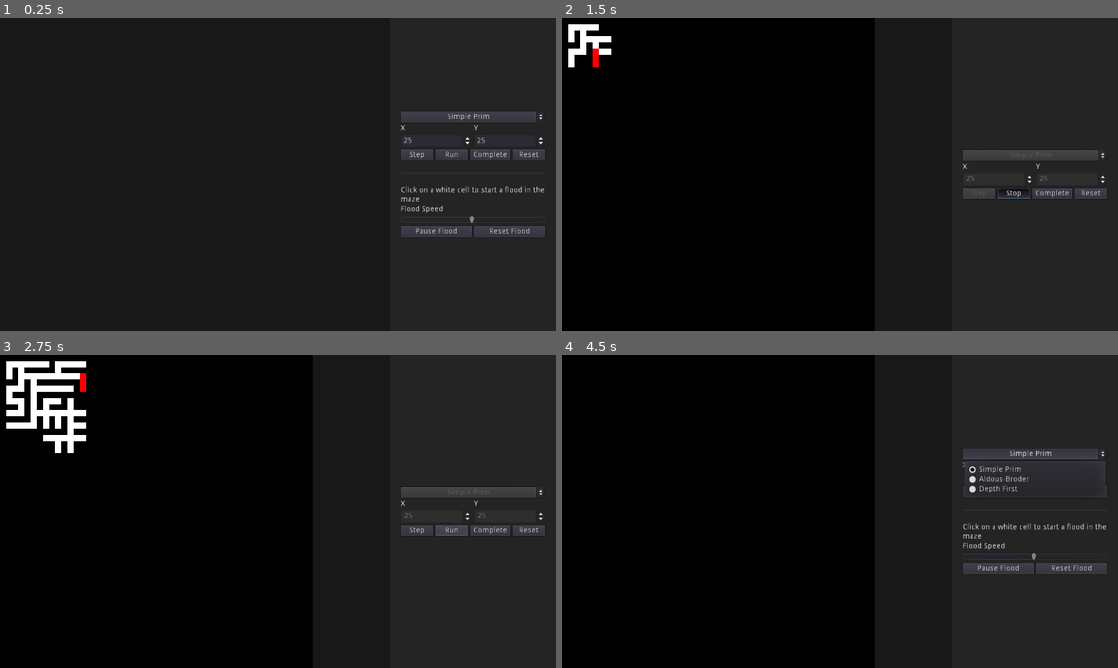
Above: before the commit, frames 1-4 (two rows, left to right).
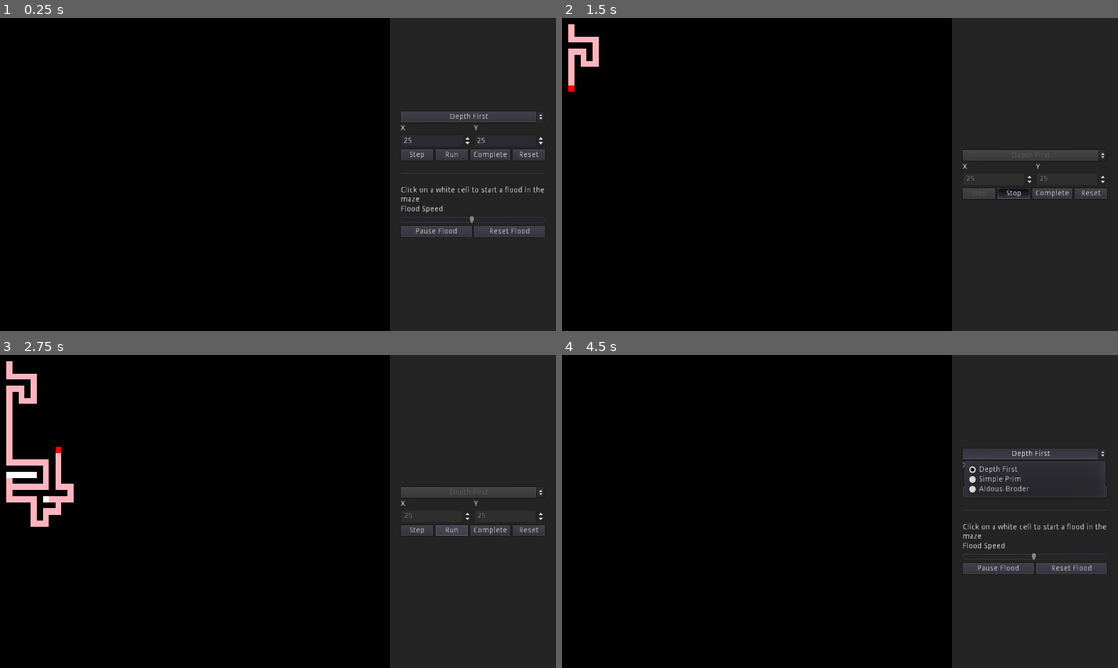
Above: after the commit, the same moments.

Repository: MarcioMed07/GMG
Game: Godot game, scene res://Scenes/Game.tscn
Two runs of this game, one before a commit and one after it. Both use one fixed random seed, a clock stepped at 60 frames per second and the inputs below.
Inputs:
- Up to frame 1 (0.25 s): no input
- Up to frame 2 (1.5 s): click "Step" at 0.5 s; click "Run" at 1.25 s
- Up to frame 3 (2.75 s): click "Stop" at 2 s
- Up to frame 4 (4.5 s): click "Complete" at 2.75 s; click "Reset" at 3.5 s; click "Simple Prim" (after the commit: "Depth First") at 4.25 s

The runs differ from the first frame. In frame 1, less than 0.1% of the frame differs, in the area x 80-88%, y 30-33%; in frame 2, 0.7%; in frame 3, 3.4%, in the area x 1-85%, y 2-55%; in frame 4, 0.3%.

Commit message:
Added 2d Character to explore the maze

Diff:
--- /dev/null
+++ b/Scenes/2dPlayer.tscn
@@ -0,0 +1,74 @@
+[gd_scene load_steps=9 format=2]
+
+[ext_resource path="res://Assets/2dPlayer.png" type="Texture" id=1]
+[ext_resource path="res://Assets/tile.png" type="Texture" id=2]
+
+[sub_resource type="GDScript" id=6]
+script/source = "extends KinematicBody2D
+
+var speed = 35
+var moveDir = Vector2.ZERO
+func _ready():
+	pass # Replace with function body.
+
+
+# Called every frame. 'delta' is the elapsed time since the previous frame.
+func _process(delta):
+	moveDir.x = Input.get_action_strength(\"right\") -Input.get_action_strength(\"left\")
+	moveDir.y = Input.get_action_strength(\"down\") -Input.get_action_strength(\"up\")
+	if moveDir == Vector2.ZERO:
+		$Sprite.animation = \"Idle\"
+	else:
+		$Sprite.animation = \"Run\"
+	move_and_slide(moveDir*speed)
+"
+
+[sub_resource type="AtlasTexture" id=1]
+atlas = ExtResource( 1 )
+region = Rect2( 0, 8, 8, 8 )
+
+[sub_resource type="AtlasTexture" id=2]
+atlas = ExtResource( 1 )
+region = Rect2( 0, 16, 8, 8 )
+
+[sub_resource type="AtlasTexture" id=3]
+atlas = ExtResource( 1 )
+region = Rect2( 0, 0, 8, 8 )
+
+[sub_resource type="SpriteFrames" id=4]
+animations = [ {
+"frames": [ SubResource( 1 ), SubResource( 2 ) ],
+"loop": true,
+"name": "Run",
+"speed": 6.0
+}, {
+"frames": [ SubResource( 3 ) ],
+"loop": true,
+"name": "Idle",
+"speed": 5.0
+} ]
+
+[sub_resource type="RectangleShape2D" id=5]
+extents = Vector2( 3, 4 )
+
+[node name="2dPlayer" type="KinematicBody2D"]
+script = SubResource( 6 )
+
+[node name="Sprite" type="AnimatedSprite" parent="."]
+frames = SubResource( 4 )
+animation = "Idle"
+playing = true
+
+[node name="CollisionShape2D" type="CollisionShape2D" parent="."]
+shape = SubResource( 5 )
+
+[node name="Camera2D" type="Camera2D" parent="."]
+current = true
+zoom = Vector2( 0.1, 0.1 )
+
+[node name="Light2D" type="Light2D" parent="."]
+scale = Vector2( 20, 20 )
+texture = ExtResource( 2 )
+mode = 3
+shadow_enabled = true
+shadow_color = Color( 0, 0, 0, 1 )
--- a/Scenes/Game.tscn
+++ b/Scenes/Game.tscn
@@ -24,7 +24,12 @@
 "_edit_use_anchors_": false
 }
 
-[node name="Maze" parent="CanvasLayer/Divider/ViewportContainer" instance=ExtResource( 1 )]
+[node name="Viewport" type="Viewport" parent="CanvasLayer/Divider/ViewportContainer"]
+size = Vector2( 706, 576 )
+handle_input_locally = false
+render_target_update_mode = 3
+
+[node name="Maze" parent="CanvasLayer/Divider/ViewportContainer/Viewport" instance=ExtResource( 1 )]
 
 [node name="Panel" parent="CanvasLayer/Divider" instance=ExtResource( 2 )]
 [connection signal="dragged" from="CanvasLayer/Divider" to="CanvasLayer/Divider/Panel" method="_on_Divider_dragged"]
--- a/Scenes/Maze.tscn
+++ b/Scenes/Maze.tscn
@@ -1,9 +1,24 @@
-[gd_scene load_steps=4 format=2]
+[gd_scene load_steps=9 format=2]
 
 [ext_resource path="res://Scripts/Maze.gd" type="Script" id=1]
 [ext_resource path="res://Assets/tile.png" type="Texture" id=2]
 
-[sub_resource type="TileSet" id=1]
+[sub_resource type="OccluderPolygon2D" id=1]
+polygon = PoolVector2Array( 10, 10, 0, 10, 0, 0, 10, 0 )
+
+[sub_resource type="ConvexPolygonShape2D" id=2]
+points = PoolVector2Array( 10, 10, 0, 10, 0, 0, 10, 0 )
+
+[sub_resource type="ConvexPolygonShape2D" id=3]
+points = PoolVector2Array( 10, 10, 0, 10, 0, 0, 10, 0 )
+
+[sub_resource type="ConvexPolygonShape2D" id=4]
+points = PoolVector2Array( 10, 10, 0, 10, 0, 0, 10, 0 )
+
+[sub_resource type="ConvexPolygonShape2D" id=5]
+points = PoolVector2Array( 10, 10, 0, 10, 0, 0, 10, 0 )
+
+[sub_resource type="TileSet" id=6]
 0/name = "tile.png 0"
 0/texture = ExtResource( 2 )
 0/tex_offset = Vector2( 0, 0 )
@@ -25,12 +40,20 @@
 1/region = Rect2( 0, 0, 10, 10 )
 1/tile_mode = 0
 1/occluder_offset = Vector2( 0, 0 )
+1/occluder = SubResource( 1 )
 1/navigation_offset = Vector2( 0, 0 )
 1/shape_offset = Vector2( 0, 0 )
 1/shape_transform = Transform2D( 1, 0, 0, 1, 0, 0 )
+1/shape = SubResource( 2 )
 1/shape_one_way = false
-1/shape_one_way_margin = 0.0
-1/shapes = [  ]
+1/shape_one_way_margin = 1.0
+1/shapes = [ {
+"autotile_coord": Vector2( 0, 0 ),
+"one_way": false,
+"one_way_margin": 1.0,
+"shape": SubResource( 2 ),
+"shape_transform": Transform2D( 1, 0, 0, 1, 0, 0 )
+} ]
 1/z_index = 0
 2/name = "tile.png 2"
 2/texture = ExtResource( 2 )
@@ -42,9 +65,16 @@
 2/navigation_offset = Vector2( 0, 0 )
 2/shape_offset = Vector2( 0, 0 )
 2/shape_transform = Transform2D( 1, 0, 0, 1, 0, 0 )
+2/shape = SubResource( 3 )
 2/shape_one_way = false
-2/shape_one_way_margin = 0.0
-2/shapes = [  ]
+2/shape_one_way_margin = 1.0
+2/shapes = [ {
+"autotile_coord": Vector2( 0, 0 ),
+"one_way": false,
+"one_way_margin": 1.0,
+"shape": SubResource( 3 ),
+"shape_transform": Transform2D( 1, 0, 0, 1, 0, 0 )
+} ]
 2/z_index = 0
 3/name = "tile.png 3"
 3/texture = ExtResource( 2 )
@@ -56,9 +86,16 @@
 3/navigation_offset = Vector2( 0, 0 )
 3/shape_offset = Vector2( 0, 0 )
 3/shape_transform = Transform2D( 1, 0, 0, 1, 0, 0 )
+3/shape = SubResource( 4 )
 3/shape_one_way = false
-3/shape_one_way_margin = 0.0
-3/shapes = [  ]
+3/shape_one_way_margin = 1.0
+3/shapes = [ {
+"autotile_coord": Vector2( 0, 0 ),
+"one_way": false,
+"one_way_margin": 1.0,
+"shape": SubResource( 4 ),
+"shape_transform": Transform2D( 1, 0, 0, 1, 0, 0 )
+} ]
 3/z_index = 0
 4/name = "tile.png 4"
 4/texture = ExtResource( 2 )
@@ -70,15 +107,22 @@
 4/navigation_offset = Vector2( 0, 0 )
 4/shape_offset = Vector2( 0, 0 )
 4/shape_transform = Transform2D( 1, 0, 0, 1, 0, 0 )
+4/shape = SubResource( 5 )
 4/shape_one_way = false
-4/shape_one_way_margin = 0.0
-4/shapes = [  ]
+4/shape_one_way_margin = 1.0
+4/shapes = [ {
+"autotile_coord": Vector2( 0, 0 ),
+"one_way": false,
+"one_way_margin": 1.0,
+"shape": SubResource( 5 ),
+"shape_transform": Transform2D( 1, 0, 0, 1, 0, 0 )
+} ]
 4/z_index = 0
 
 [node name="Maze" type="Node2D"]
 script = ExtResource( 1 )
 
 [node name="TileMap" type="TileMap" parent="."]
-tile_set = SubResource( 1 )
+tile_set = SubResource( 6 )
 cell_size = Vector2( 10, 10 )
 format = 1
--- a/Scenes/Panel.tscn
+++ b/Scenes/Panel.tscn
@@ -38,9 +38,9 @@
 }
 
 [node name="AlgorithmContainer" type="VBoxContainer" parent="MarginContainer/VBoxContainer"]
-margin_top = 152.0
-margin_right = 266.0
-margin_bottom = 242.0
+margin_top = 118.0
+margin_right = 266.0
+margin_bottom = 208.0
 
 [node name="AlgorithmOptions" type="OptionButton" parent="MarginContainer/VBoxContainer/AlgorithmContainer"]
 margin_right = 266.0
@@ -136,9 +136,9 @@
 text = "Reset"
 
 [node name="FloodContainer" type="VBoxContainer" parent="MarginContainer/VBoxContainer"]
-margin_top = 246.0
-margin_right = 266.0
-margin_bottom = 383.0
+margin_top = 212.0
+margin_right = 266.0
+margin_bottom = 349.0
 alignment = 2
 __meta__ = {
 "_edit_use_anchors_": false
@@ -155,7 +155,6 @@
 margin_bottom = 75.0
 text = "Click on a white cell to start a flood in the maze"
 autowrap = true
-percent_visible = -0.025
 __meta__ = {
 "_edit_use_anchors_": false
 }
@@ -182,7 +181,6 @@
 margin_bottom = 34.0
 size_flags_vertical = 1
 min_value = 1.0
-max_value = 100.0
 value = 50.0
 ticks_on_borders = true
 __meta__ = {
@@ -209,9 +207,29 @@
 margin_bottom = 20.0
 size_flags_horizontal = 3
 text = "Reset Flood"
+
+[node name="PlayerContainer" type="VBoxContainer" parent="MarginContainer/VBoxContainer"]
+margin_top = 353.0
+margin_right = 266.0
+margin_bottom = 417.0
+__meta__ = {
+"_edit_use_anchors_": false
+}
+
+[node name="HSeparator2" type="HSeparator" parent="MarginContainer/VBoxContainer/PlayerContainer"]
+margin_right = 266.0
+margin_bottom = 40.0
+rect_min_size = Vector2( 0, 40 )
+
+[node name="PlayerButton" type="Button" parent="MarginContainer/VBoxContainer/PlayerContainer"]
+margin_top = 44.0
+margin_right = 266.0
+margin_bottom = 64.0
+text = "Create Player"
 [connection signal="pressed" from="MarginContainer/VBoxContainer/AlgorithmContainer/HBoxContainer/StepButton" to="." method="_on_StepButton_pressed"]
 [connection signal="toggled" from="MarginContainer/VBoxContainer/AlgorithmContainer/HBoxContainer/RunStopButton" to="." method="_on_RunStopButton_toggled"]
 [connection signal="pressed" from="MarginContainer/VBoxContainer/AlgorithmContainer/HBoxContainer/CompleteButton" to="." method="_on_CompleteButton_pressed"]
 [connection signal="pressed" from="MarginContainer/VBoxContainer/AlgorithmContainer/HBoxContainer/ResetButton" to="." method="_on_ResetButton_pressed"]
 [connection signal="pressed" from="MarginContainer/VBoxContainer/FloodContainer/FloodControls/FloodHbox/PauseFloodButton" to="." method="_on_PauseFloodButton_pressed"]
 [connection signal="pressed" from="MarginContainer/VBoxContainer/FloodContainer/FloodControls/FloodHbox/ResetFloodButton" to="." method="_on_ResetFloodButton_pressed"]
+[connection signal="pressed" from="MarginContainer/VBoxContainer/PlayerContainer/PlayerButton" to="." method="_on_PlayerButton_pressed"]
--- a/Scripts/Maze.gd
+++ b/Scripts/Maze.gd
@@ -5,9 +5,9 @@
 const Flood = preload("res://Scripts/Algorithms/Flood.gd")
 
 var algorithms = [
+	preload("res://Scripts/Algorithms/DepthFirst.gd").new(),
 	preload("res://Scripts/Algorithms/Prim.gd").new(),
 	preload("res://Scripts/Algorithms/AldousBroder.gd").new(),
-	preload("res://Scripts/Algorithms/DepthFirst.gd").new(),
 ]
 
 #Ui Variables
@@ -18,7 +18,7 @@
 var generatingMaze = false
 var cellStack = []
 var flood: Flood = Flood.new()
-var last
+var completeMaze = false
 
 
 func _process(delta):
@@ -69,27 +69,29 @@
 		cells.append(cell);
 	buildTiles()
 	fixScale()
-	last = getCell(0,0)
 
 
 func startGeneration():
 	algorithms[panel.algorithmOptions.selected].generate(self)
 	generatingMaze = true
+	completeMaze = false
 	fixScale()
 	pass
 
 
-func finishGeneration():
+func finishGeneration(mazeCompleted = true):
 	generatingMaze = false
+	completeMaze = mazeCompleted
 	buildTiles()
 	panel.finishGeneration()
+	fixScale()
 	pass
 
 
 func fixScale():
 	var width = panel.xSpin.value
 	var height = panel.ySpin.value
-	var viewportSize = get_parent().rect_size
+	var viewportSize = get_parent().get_parent().rect_size
 	var mazeSize = Vector2(width*2+1, height*2+1) * $TileMap.get_cell_size()
 	var scaleFactor = 1
 	if viewportSize.aspect() > mazeSize.aspect():
--- a/Scripts/Panel.gd
+++ b/Scripts/Panel.gd
@@ -1,7 +1,8 @@
 extends Panel
 var Maze = load('res://Scenes/Maze.tscn')
 
-onready var maze: Maze = get_node("/root/Game/CanvasLayer/Divider/ViewportContainer/Maze")
+onready var maze: Maze = get_node("/root/Game/CanvasLayer/Divider/ViewportContainer/Viewport/Maze")
+onready var divider: HSplitContainer = get_node("/root/Game/CanvasLayer/Divider")
 
 onready var algorithmOptions: OptionButton = get_node("MarginContainer/VBoxContainer/AlgorithmContainer/AlgorithmOptions")
 onready var xSpin: SpinBox = get_node("MarginContainer/VBoxContainer/AlgorithmContainer/DimensionHbox/XSpinVBox/XSpinBox")
@@ -16,6 +17,9 @@
 onready var resetFloodButton: Button = get_node("MarginContainer/VBoxContainer/FloodContainer/FloodControls/FloodHbox/ResetFloodButton")
 onready var floodSlider: HSlider = get_node("MarginContainer/VBoxContainer/FloodContainer/FloodControls/SpeedSlider")
 
+onready var playerContainer: VBoxContainer = get_node("MarginContainer/VBoxContainer/PlayerContainer")
+onready var playerButton: Button = get_node("MarginContainer/VBoxContainer/PlayerContainer/PlayerButton")
+
 var step = false
 var runStop = false
 var complete = false
@@ -28,9 +32,12 @@
 
 func _process(delta):
 	floodContainer.visible = !maze.generatingMaze
-
+	playerContainer.visible = maze.completeMaze
 
 func startGeneration():
+	if maze.has_node("2dPlayer"):
+		playerButton.text = "Create Player"
+		maze.get_node("2dPlayer").queue_free()
 	maze.startGeneration()
 
 
@@ -84,7 +91,7 @@
 
 func _on_ResetButton_pressed():
 	maze.prepareMaze()
-	maze.finishGeneration()
+	maze.finishGeneration(false)
 
 
 func _on_PauseFloodButton_pressed():
@@ -94,3 +101,16 @@
 
 func _on_ResetFloodButton_pressed():
 	maze.flood.resetFlood(maze)
+
+
+func _on_PlayerButton_pressed():
+	_on_ResetFloodButton_pressed()
+	if maze.has_node("2dPlayer"):
+		playerButton.text = "Create Player"
+		maze.get_node("2dPlayer").queue_free()
+	else:
+		playerButton.text = "Kill Player"
+		var player = preload("res://Scenes/2dPlayer.tscn").instance()
+		player.position = maze.get_node("TileMap").map_to_world(Vector2(1,1)) + Vector2(5,5)
+		maze.add_child(player)
+	pass # Replace with function body.
--- a/project.godot
+++ b/project.godot
@@ -58,6 +58,26 @@
 "events": [ Object(InputEventKey,"resource_local_to_scene":false,"resource_name":"","device":0,"alt":false,"shift":false,"control":false,"meta":false,"command":false,"pressed":false,"scancode":82,"unicode":0,"echo":false,"script":null)
  ]
 }
+up={
+"deadzone": 0.5,
+"events": [ Object(InputEventKey,"resource_local_to_scene":false,"resource_name":"","device":0,"alt":false,"shift":false,"control":false,"meta":false,"command":false,"pressed":false,"scancode":87,"unicode":0,"echo":false,"script":null)
+ ]
+}
+down={
+"deadzone": 0.5,
+"events": [ Object(InputEventKey,"resource_local_to_scene":false,"resource_name":"","device":0,"alt":false,"shift":false,"control":false,"meta":false,"command":false,"pressed":false,"scancode":83,"unicode":0,"echo":false,"script":null)
+ ]
+}
+left={
+"deadzone": 0.5,
+"events": [ Object(InputEventKey,"resource_local_to_scene":false,"resource_name":"","device":0,"alt":false,"shift":false,"control":false,"meta":false,"command":false,"pressed":false,"scancode":65,"unicode":0,"echo":false,"script":null)
+ ]
+}
+right={
+"deadzone": 0.5,
+"events": [ Object(InputEventKey,"resource_local_to_scene":false,"resource_name":"","device":0,"alt":false,"shift":false,"control":false,"meta":false,"command":false,"pressed":false,"scancode":68,"unicode":0,"echo":false,"script":null)
+ ]
+}
 
 [rendering]
 
@@ -67,5 +87,5 @@
 threads/thread_model=2
 vram_compression/import_etc=true
 vram_compression/import_etc2=false
-environment/default_clear_color=Color( 0.0941176, 0.0941176, 0.0941176, 1 )
+environment/default_clear_color=Color( 0, 0, 0, 1 )
 environment/default_environment="res://default_env.tres"
Binary file added: Assets/2dPlayer.png
Not shown, added: Assets/2dPlayer.png.import
Not shown, changed: CHANGELOG.md
